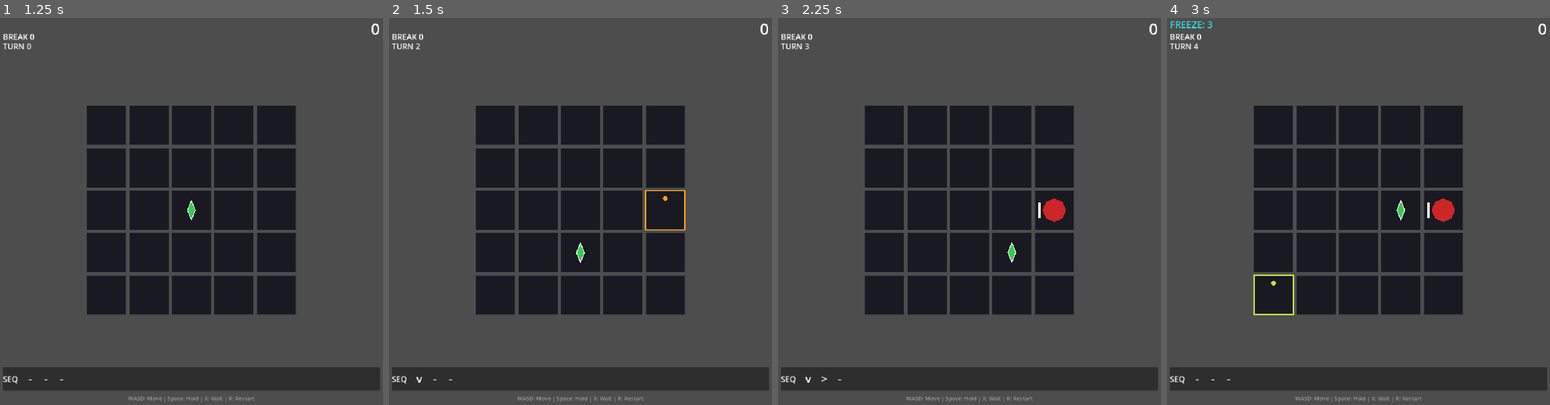
Above: before the commit, frames 1-4 (left to right).
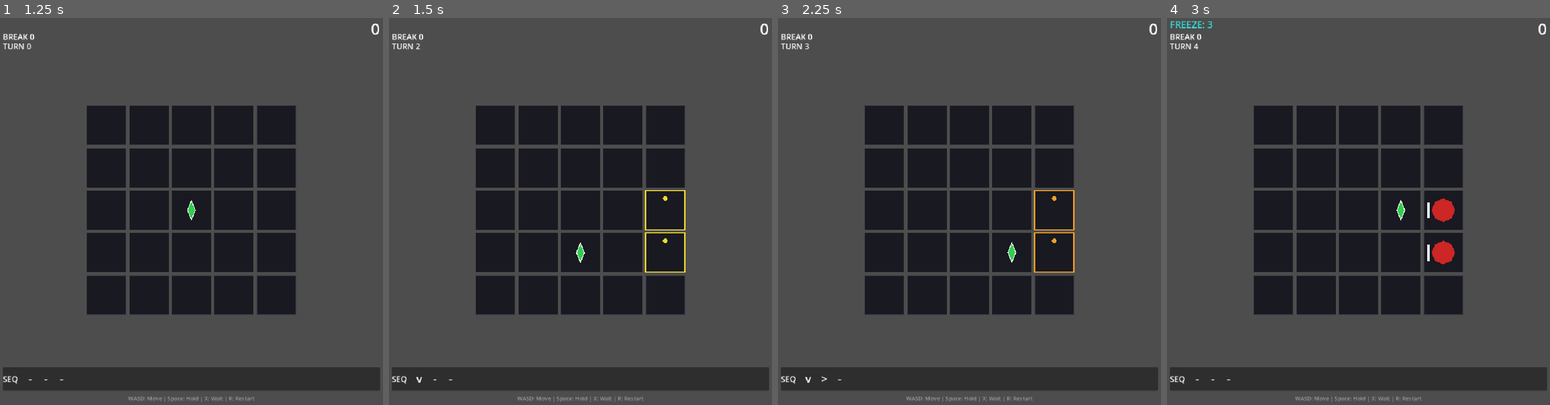
Above: after the commit, the same moments.

Repository: Periodev/DIR
Game: Godot game, scene res://main.tscn
Same seed, same stepped clock (60 frames per second), same inputs: the game is played once before the commit and once after it.
Inputs:
- Up to frame 1 (1.25 s): tap Enter at 0.5 s; hold Right from 0.53 s (still down); tap R at 0.6 s; tap Space at 0.77 s
- Up to frame 2 (1.5 s): tap Space at 1.25 s; release Right at 1.28 s; hold Down from 1.28 s (still down); tap X at 1.35 s
- Up to frame 3 (2.25 s): tap Space at 1.52 s; tap Enter at 2, 2.1 s; release Down at 2.03 s; hold Right from 2.03 s (still down)
- Up to frame 4 (3 s): tap Space at 2.75 s; release Right at 2.78 s; hold Up from 2.78 s (still down); tap Z at 2.85 s

Frame 1 is identical in both runs. In frame 2, 0.3% of the frame differs, in the area x 66-78%, y 44-66%; in frame 3, 0.6%; in frame 4, 0.5%.

Commit message:
Add COR blue ripple effect on kill, timed to penetration contact
Two expanding blue rings spawn at kill cell 0.15s after attack (matching
COR penetration curve reaching target center). DEAD_DOUBLE adjacent kills
also trigger ripple. z_index=6, above HitEffect.

Co-Authored-By: Claude Sonnet 4.6 <noreply@anthropic.com>

Diff:
--- a/DIR/godot_project/scripts/Board.gd
+++ b/DIR/godot_project/scripts/Board.gd
@@ -1,11 +1,12 @@
 extends Node2D
 
 const PLNSlashEffect = preload("res://scripts/PLNSlashEffect.gd")
+const CORRippleEffect = preload("res://scripts/CORRippleEffect.gd")
 
 const COLS := 5
 const ROWS := 5
-const SPAWN_CYCLE_STEPS := 3
-const SPAWNS_PER_CYCLE := 1
+const SPAWN_CYCLE_STEPS := 4
+const SPAWNS_PER_CYCLE := 2
 const SPAWN_CELL_TYPE := CharacterData.CellType.DEAD_ONE_WAY_SHIELD
 const BLOCK_OUTER_RING_SPAWN := false
 const CELL_SIZE := 100.0
@@ -463,6 +464,16 @@
 	_refresh_visuals()
 	return true
 
+func _spawn_cor_ripple(pos: Vector2i) -> void:
+	var world_pos := Vector2(pos.x * CELL_STEP + CELL_SIZE / 2.0,
+							 pos.y * CELL_STEP + CELL_SIZE / 2.0)
+	get_tree().create_timer(0.15).timeout.connect(func() -> void:
+		var fx := Node2D.new()
+		fx.set_script(CORRippleEffect)
+		fx.position = world_pos
+		add_child(fx)
+	)
+
 func _spawn_hit_effect(pos: Vector2i) -> void:
 	var fx = _hit_effect_scene.instantiate()
 	fx.z_index = 5
@@ -515,6 +526,8 @@
 	score_manager.combo_counter += 1
 	score_manager.on_kill(cell_type)
 	_spawn_hit_effect(pos)
+	if current_character == "COR":
+		_spawn_cor_ripple(pos)
 
 	# DEAD_DOUBLE: damage adjacent cells
 	if cell_type == CharacterData.CellType.DEAD_DOUBLE:
@@ -529,6 +542,8 @@
 				score_manager.combo_counter += 1
 				score_manager.on_kill(n_type)
 				_spawn_hit_effect(neighbor)
+				if current_character == "COR":
+					_spawn_cor_ripple(neighbor)
 
 var cycle_resolved: bool = false  # true = this cycle already spawned, remaining turns idle
 
--- /dev/null
+++ b/DIR/godot_project/scripts/CORRippleEffect.gd
@@ -0,0 +1,47 @@
+extends Node2D
+
+const COLOR       := Color(0.2, 0.4, 0.9)   # COR 角色色
+const MIN_RADIUS  :=  5.0
+const MAX_RADIUS  := 65.0                    # 略超出格子半徑(50)
+const RING_WIDTH  :=  3.0
+const GLOW_WIDTH  :=  8.0
+
+var ring1_t: float = 0.0   # 0→1
+var ring2_t: float = 0.0   # 0→1，延遲啟動
+
+func _ready() -> void:
+	z_index = 6  # HitEffect(5) 之上
+
+	# Ring 1：立刻展開
+	var tw1 := create_tween()
+	tw1.tween_method(_set_r1, 0.0, 1.0, 0.45)\
+	   .set_trans(Tween.TRANS_QUAD).set_ease(Tween.EASE_OUT)
+
+	# Ring 2：延遲 0.10s 後展開
+	var tw2 := create_tween()
+	tw2.tween_interval(0.10)
+	tw2.tween_method(_set_r2, 0.0, 1.0, 0.45)\
+	   .set_trans(Tween.TRANS_QUAD).set_ease(Tween.EASE_OUT)
+	tw2.tween_callback(queue_free)
+
+func _set_r1(t: float) -> void:
+	ring1_t = t
+	queue_redraw()
+
+func _set_r2(t: float) -> void:
+	ring2_t = t
+	queue_redraw()
+
+func _draw() -> void:
+	_draw_ring(ring1_t)
+	_draw_ring(ring2_t)
+
+func _draw_ring(t: float) -> void:
+	if t <= 0.0:
+		return
+	var r     := lerpf(MIN_RADIUS, MAX_RADIUS, t)
+	var alpha := 1.0 - t
+	draw_arc(Vector2.ZERO, r, 0.0, TAU, 48,
+	         Color(COLOR.r, COLOR.g, COLOR.b, alpha * 0.25), GLOW_WIDTH)
+	draw_arc(Vector2.ZERO, r, 0.0, TAU, 48,
+	         Color(COLOR.r, COLOR.g, COLOR.b, alpha), RING_WIDTH)
